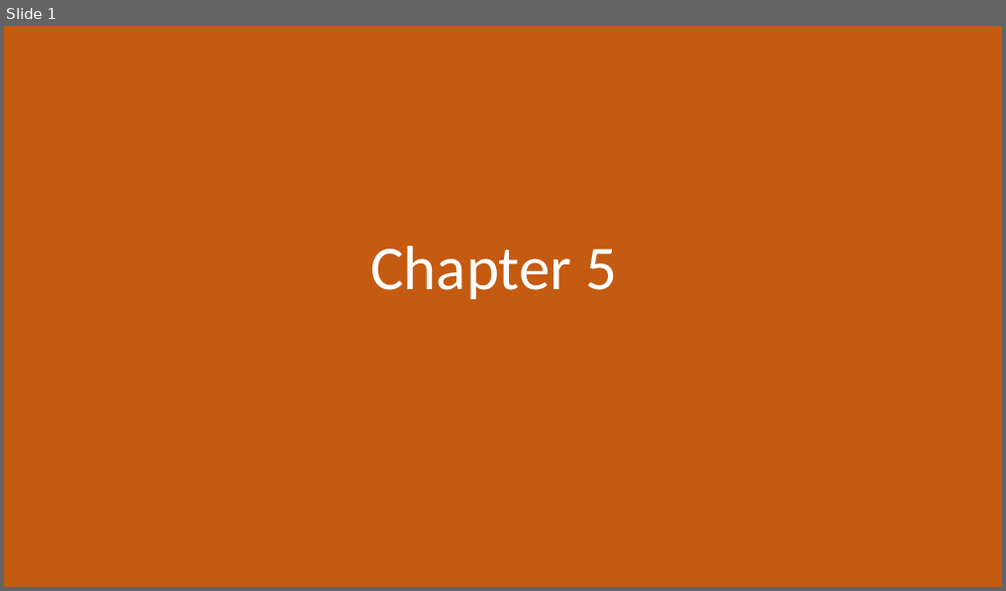
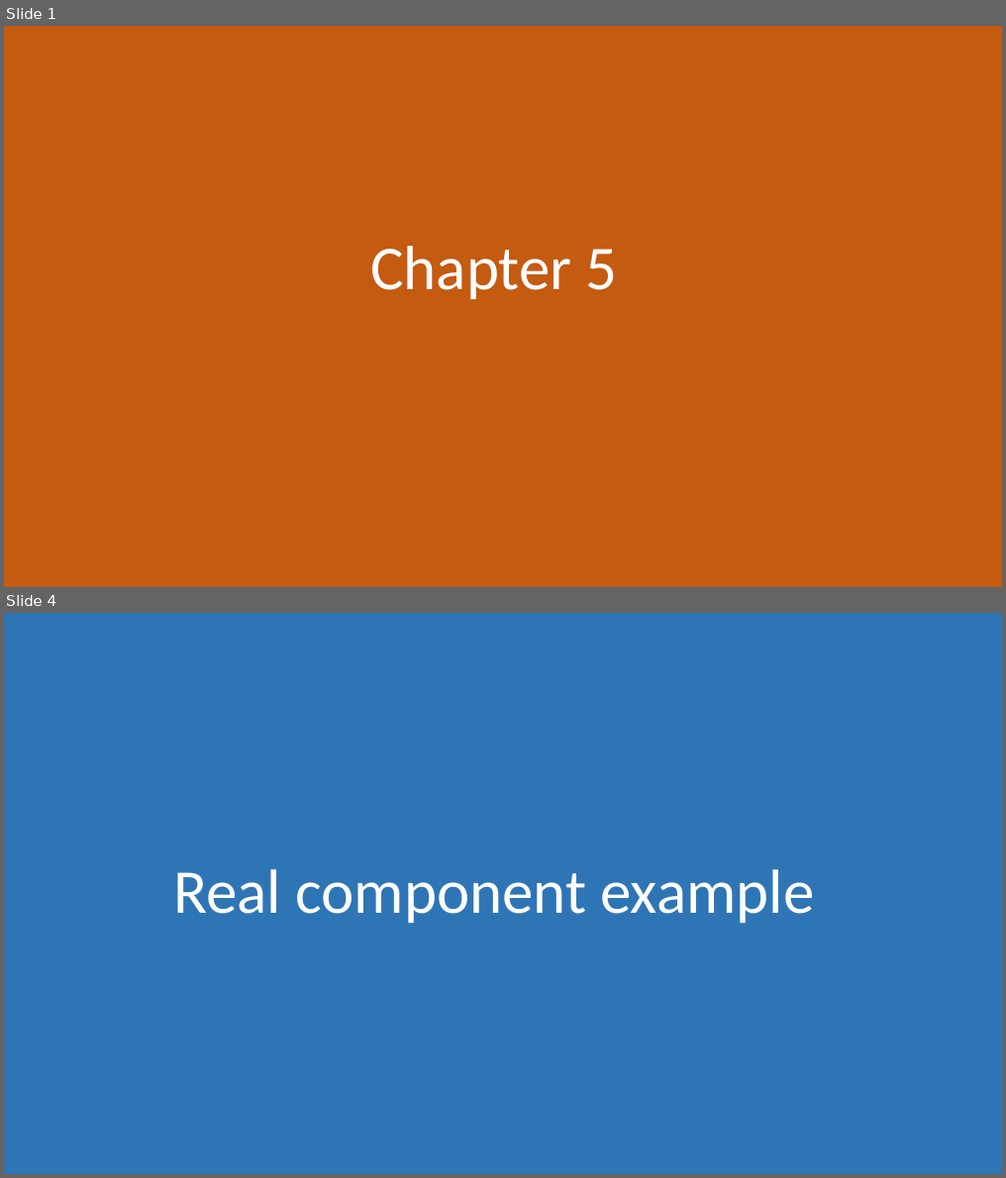
Before and after one commit to morkkis/PWD, a slide deck: presentations/chapter-4/Practical Web Dev.pptx. Shown one above the other, each under a label of ours: slide 1 before the commit, slides 1 and 4 after it; the slides between them are not shown. The pictures are 1006x591 and 1006x1178 pixels, drawn with LibreOffice and Linux fonts; fonts in the diff are those of the drawing. Boxes give left, top, right and bottom in pixels: in the first picture for what was removed or moved away, otherwise in the second. Text is boxed around its words. In the diff, an @@ line names an element or a change of style, - is before the commit and + after.

```diff
--- a/presentations/chapter-4/Practical Web Dev.pptx
+++ b/presentations/chapter-4/Practical Web Dev.pptx
@@ slide 4 added at [4, 613, 1002, 1174], background #FFFFFF @@
@@ rectangle added at [4, 613, 1002, 1174], fill #2E75B6 @@
@@ title added at [173, 869, 815, 923], 60 pt, text #FFFFFF @@
+Real component example
```
Also in this commit, not shown: 5 other slides added, 1 slide removed, 4 other files.
